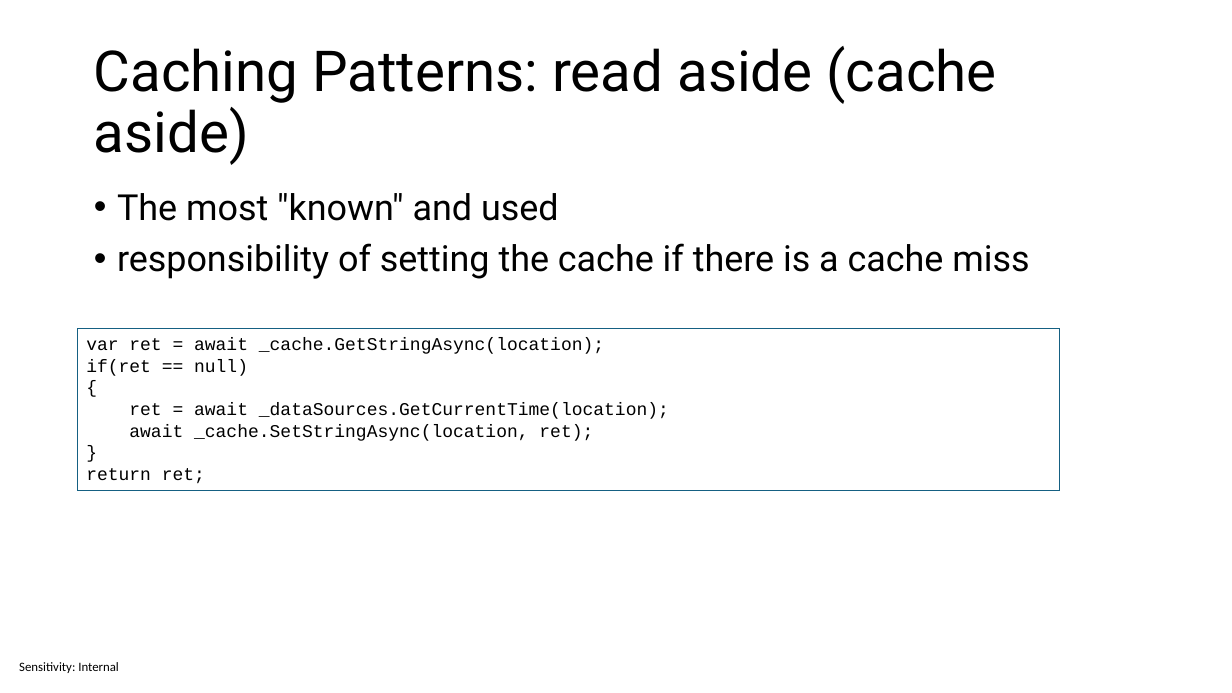
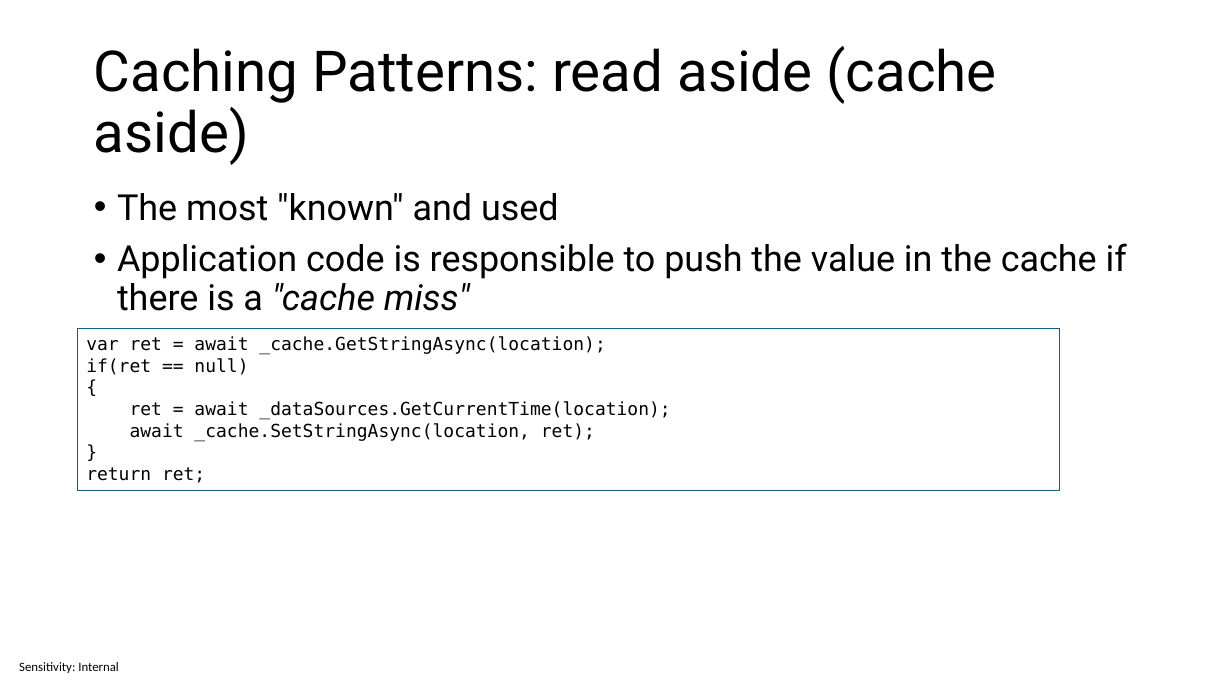
Before and after one commit to sabbadino/cache-like-a-pro-fusion-cache, a slide deck: slide 4 of cache-like-a-pro.pptx. Drawn at 1232x693 pixels with LibreOffice and Linux fonts; fonts in the diff are those of the drawing. Boxes give left, top, right and bottom in pixels: in the first picture for what was removed or moved away, otherwise in the second. Text is boxed around its words. In the diff, an @@ line names an element or a change of style, - is before the commit and + after.

```diff
--- a/cache-like-a-pro.pptx
+++ b/cache-like-a-pro.pptx
@@ text at (117, 243, 1127, 311): text changed @@
-• responsibility of setting the cache if there is a cache miss
+• Application code is responsible to push the value in the cache if there is a "cache miss"
@@ rectangle "var ret = await _cache.GetStringAsync(location);" at (77, 328, 1059, 490): font Courier New to DejaVu Sans Mono @@
```
Also in this commit, not shown: 6 other slides changed, 2 slides added.
